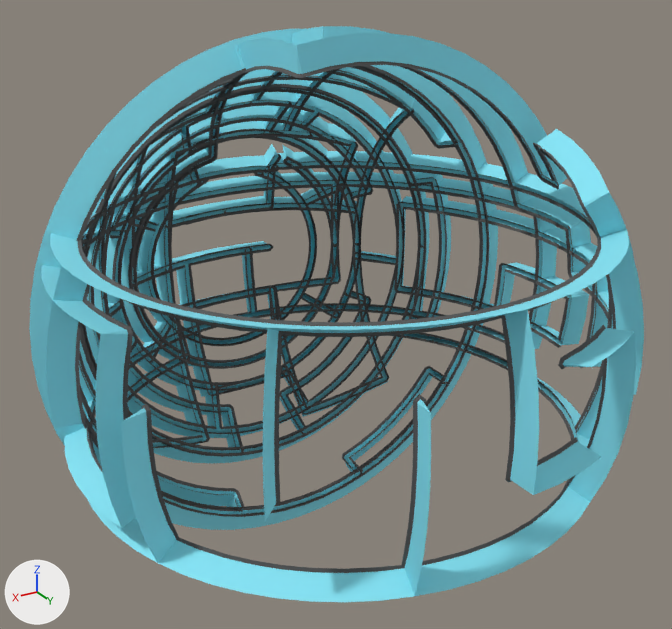
One commit to the FBX model Assets/_Scene_Content/Models/Walls/Sc01/Sc01.FBX: the scene before it, then after it.
One viewpoint serves both versions: a 50 mm lens placed at (1.67, 2.77, 1.45), pointed at (0.0, -0.02, 0.05). Arrows for +X, +Y and +Z are at lower left; the lights stay in place. Where no turn or scale is listed for an object, it has been applied to the vertices.

Objects in the first picture: 'Sc01_01', 'Sc01_02', 'Sc01_03', 'Sc01_04', 'Sc01_05', 'Sc01_06', 'Sc01_07', 'Sc01_08', 'Sc01_09'.
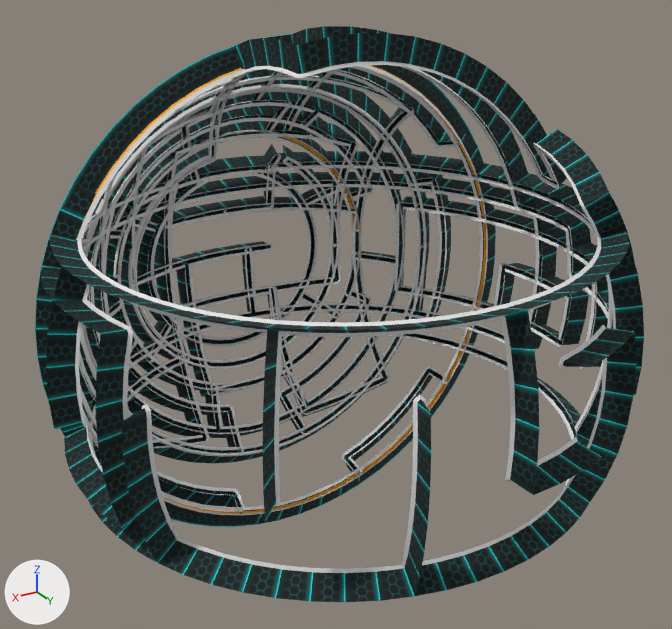
Where the change shows, as pixel boxes [x1, y1, x2, y2] in the pictures (672 x 629 px):
'Sc01_09', surface changed, recoloured: [46, 151, 644, 602] in both
'Sc01_01', surface changed, recoloured, reshaped: before [29, 29, 498, 530]; after [35, 34, 496, 527]
'Sc01_08', surface changed, recoloured (cyan to grey): [35, 67, 496, 525] in both
'Sc01_06', surface changed, recoloured: [115, 26, 634, 391] in both
'Sc01_04', surface changed, recoloured: [41, 172, 557, 528] in both
'Sc01_02', surface changed, recoloured: [80, 80, 430, 464] in both
'Sc01_05', surface changed, recoloured (cyan to grey): [85, 92, 404, 438] in both
'Sc01_07', surface changed, recoloured (cyan to grey): [121, 34, 358, 397] in both
'Sc01_03', surface changed, recoloured (cyan to grey): [94, 69, 414, 453] in both
part 1 of me_mesh, built on: before [29, 29, 498, 530]; after [35, 34, 496, 527]
part 2 of me_mesh, built on: before [106, 123, 360, 281]; after [113, 132, 360, 278]

The edits, one by one:
Picture 'Hexagon.png' (img_hexagon_png) is new.
In material 'WallGlow' (mat_wallglow), base_color is no longer (0.247, 0.804, 0.945), cyan #88e8f9.
In material 'WallGlow' (mat_wallglow), texture is now set to img_hexagon_png, with its transparency.
Material 'Metal' (mat_metal) changes colour from dark grey #535353 to white #e8e8e8; in linear values from (0.0863, 0.0863, 0.0863) to (0.804, 0.804, 0.804).
Material 'Trim' (mat_trim) is new.
Its base color is (1.0, 0.4, 0.0) (orange #ffaa00).
Its roughness is 0.859.
me_mesh is used by ob_sc01_01; location (0.0, 0.0, 0.0).
me_mesh had 637 vertices, 546 faces and spanned x -1.07..1.07, y -0.91..-0.29, z -1.07..1.07.
me_mesh now has 979 vertices, 978 faces and spans x -1.05..1.05, y -0.89..-0.29, z -1.05..1.05.
me_mesh part 1: 84 vertices moved from x -0.96..0.96, y -0.33..-0.29, z -0.96..0.96 to x -0.96..0.96, y -0.33..-0.31, z -0.96..0.96; 112 vertices removed from x -1.07..1.07, y -0.35..-0.29, z -1.07..1.07; 352 vertices added at x -1.05..1.05, y -0.34..-0.29, z -1.05..1.05.
me_mesh part 2: 6 vertices moved from x -0.59..0.59, y -0.83, z 0.06..0.58 to x -0.58..0.58, y -0.83, z 0.07..0.58; 90 vertices removed from x -0.66..0.66, y -0.91..-0.8, z -0.01..0.66; 192 vertices added at x -0.64..0.64, y -0.89..-0.8, z 0.07..0.65.
me_mesh now uses material mat_trim (orange #ffaa00).
